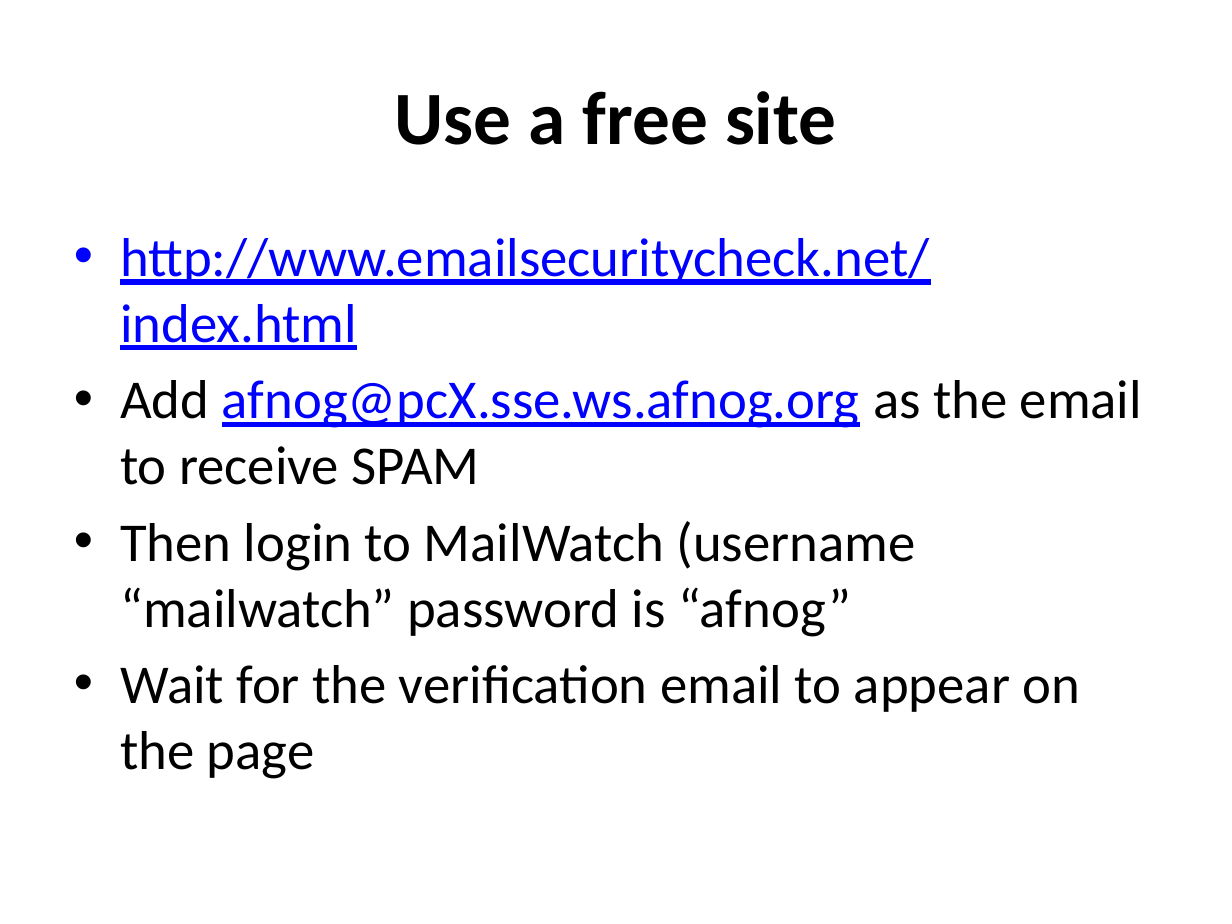
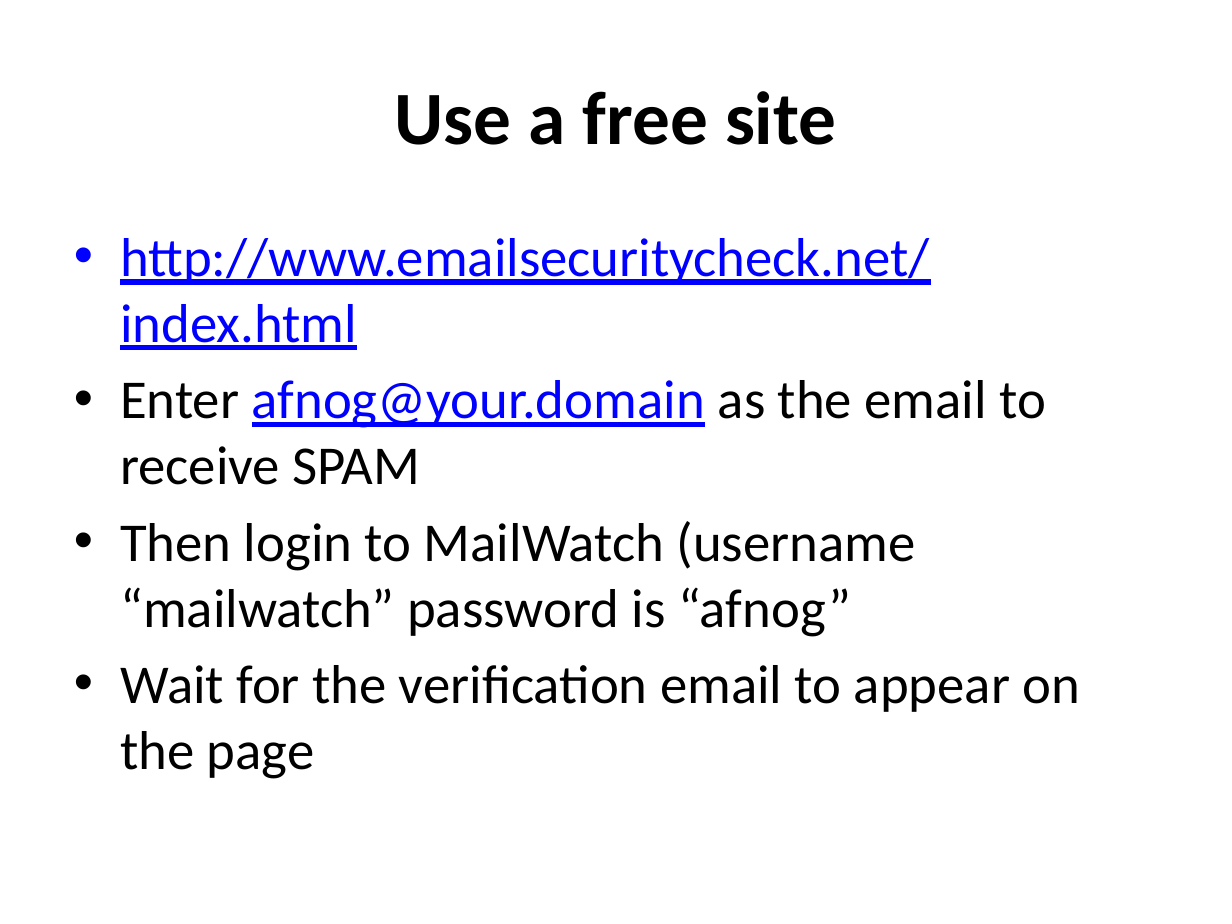
Before and after one commit to afnog/afnog.github.io, a slide deck: slide 2 of sse/postfix/test_mailgateway.pptx. Drawn at 1232x924 pixels with LibreOffice and Linux fonts; fonts in the diff are those of the drawing. Boxes give left, top, right and bottom in pixels: in the first picture for what was removed or moved away, otherwise in the second. Text is boxed around its words. In the diff, an @@ line names an element or a change of style, - is before the commit and + after.

```diff
--- a/sse/postfix/test_mailgateway.pptx
+++ b/sse/postfix/test_mailgateway.pptx
@@ text at box(120, 380, 1046, 485): text changed @@
-• Add afnog@pcX.sse.ws.afnog.org as the email to receive SPAM
+• Enter afnog@your.domain as the email to receive SPAM
```
Also in this commit, not shown: 2 other slides changed, 1 slide added, 2 other files.
